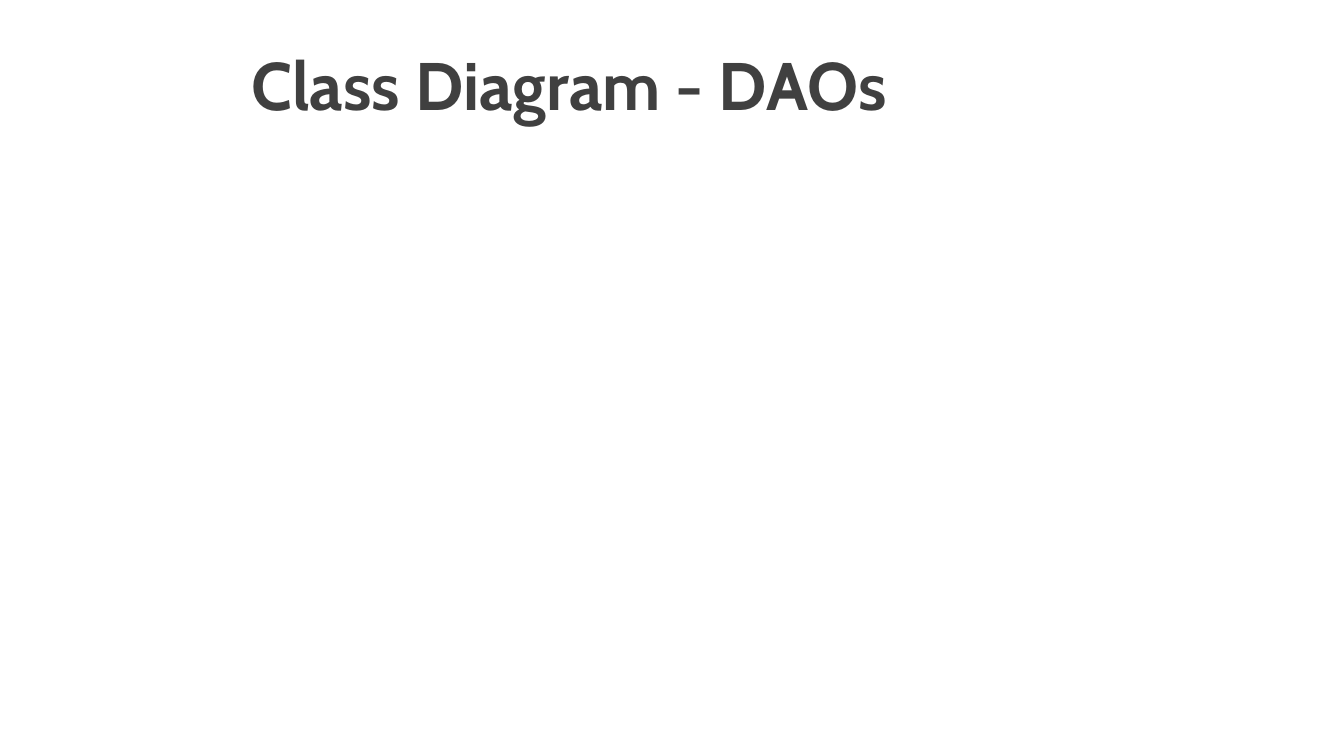
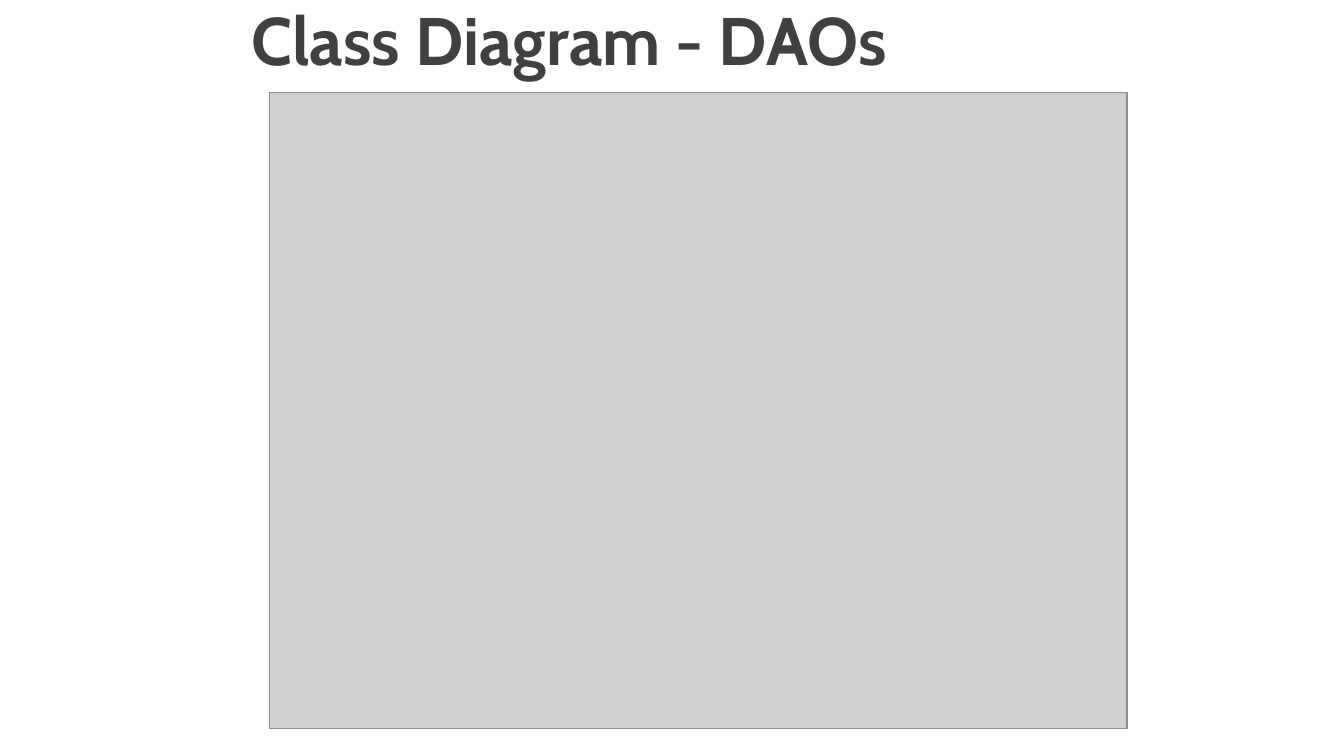
Before and after one commit to MNLBC/Group3Projects, a slide deck: slide 9 of W6 Project/KanenOnlineShopping.pptx. Drawn at 1344x756 pixels with LibreOffice and Linux fonts; fonts in the diff are those of the drawing; grey boxes stand for pictures; background and template pictures are left out. Boxes give left, top, right and bottom in pixels: in the first picture for what was removed or moved away, otherwise in the second. Text is boxed around its words. In the diff, an @@ line names an element or a change of style, - is before the commit and + after.

```diff
--- a/W6 Project/KanenOnlineShopping.pptx
+++ b/W6 Project/KanenOnlineShopping.pptx
@@ title "Class Diagram - DAOs": place and size @@
-title "Class Diagram - DAOs" at <box>251,59,887,125</box>
+title "Class Diagram - DAOs" at <box>251,14,887,81</box>
@@ picture added at <box>270,93,1128,730</box> @@
```
Also in this commit, not shown: 3 other slides changed, 3 slides added, 2 slides removed, 3 other files.
